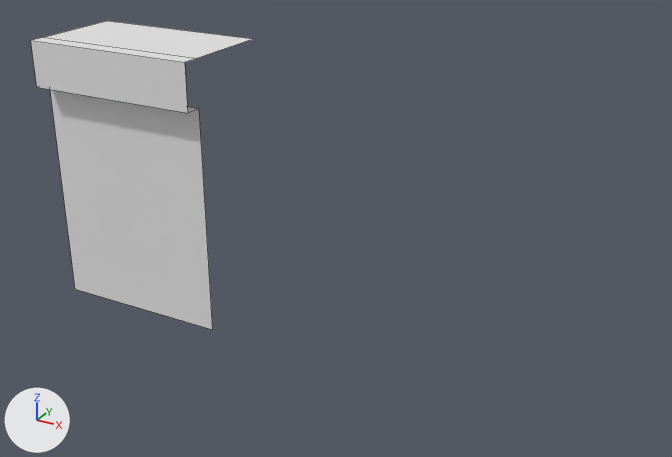
The FBX model KJam May 2020/Assets/ArtAssets/3D-Models/KJ_ZL_Wall_Straight_01.fbx: old version first, new version second.
Camera for both pictures: a 50 mm camera at (5.48, -7.16, 5.11) aimed at (1.3, 0.43, 1.32). Lighting does not change. The marker at lower left points along +X, +Y and +Z. Mesh edges are drawn as thin lines. Where no turn or scale is listed for an object, it has been applied to the vertices.

The first picture shows 'KJ_ZL_Wall_Straight_01'.
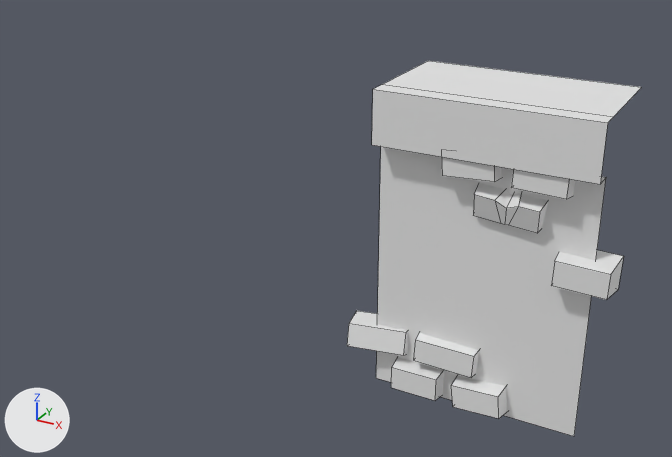
Changed parts and their boxes (x1, y1, x2, y2) in the pictures (672 x 457 px):
'KJ_ZL_Wall_Straight_01', reshaped, moved (33% wider, 21% taller)
    before: (31, 21, 252, 330)
    after: (347, 61, 641, 436)
part 1 of me_cube_002, added
    after: (473, 183, 548, 233)
part 2 of me_cube_002, added
    after: (347, 157, 624, 418)

What the commit changed:
me_cube_002 is used by ob_kj_zl_wall_straight_01; location (0.0, 0.0, 0.0).
me_cube_002 had 12 vertices, 5 faces and spanned x -2.0..0.0, y -0.18..1.0, z 0.0..3.0.
me_cube_002 now has 88 vertices, 54 faces and spans x -2.33..0.19, y -0.18..1.0, z -0.01..3.0.
me_cube_002 part 1: a new loose piece of 20 vertices spanning x -1.09..-0.42, y -0.14..0.26, z 1.93..2.33, in mat_atlascarrier (white #e7e7e7).
Part 2, on me_cube_002:
56 vertices are added at x -2.33..0.19, y -0.17..0.28, z -0.01..2.63.
35 new faces join them.
Object 'KJ_ZL_Wall_Straight_01' (ob_kj_zl_wall_straight_01) moves from (0.0, 0.0, 0.0) to (4.0, 0.0, 0.0).
